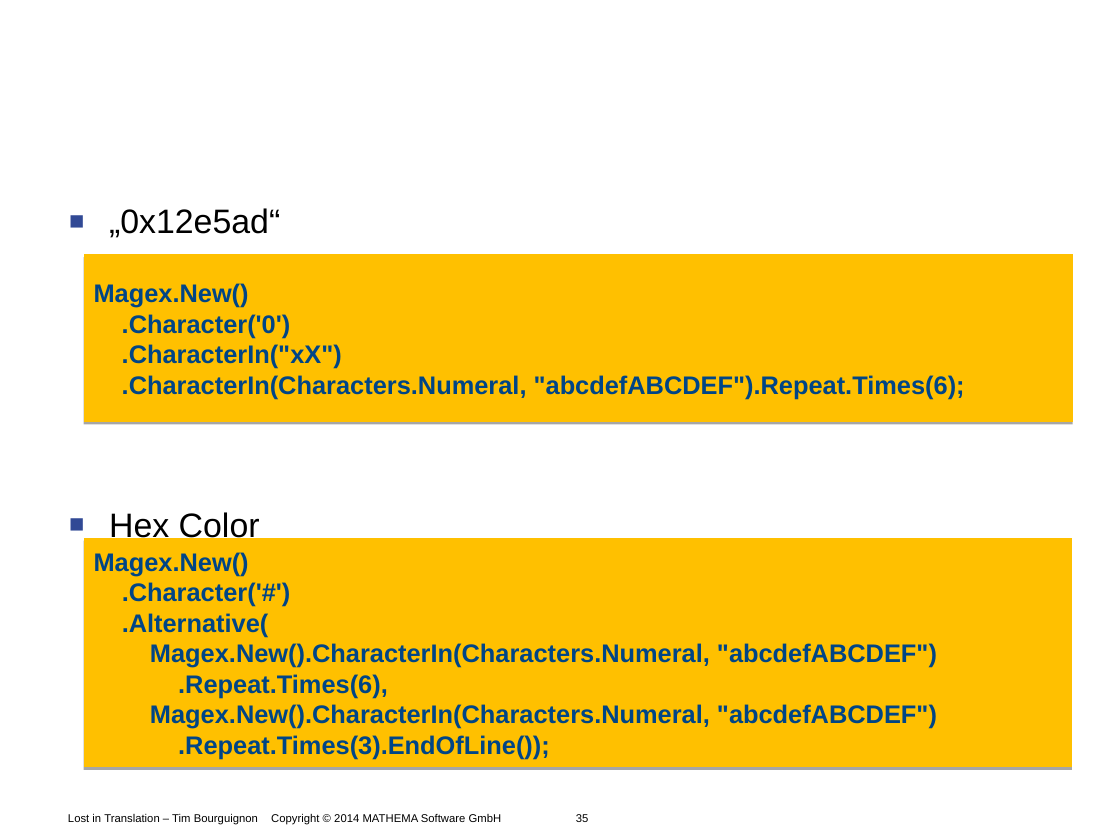
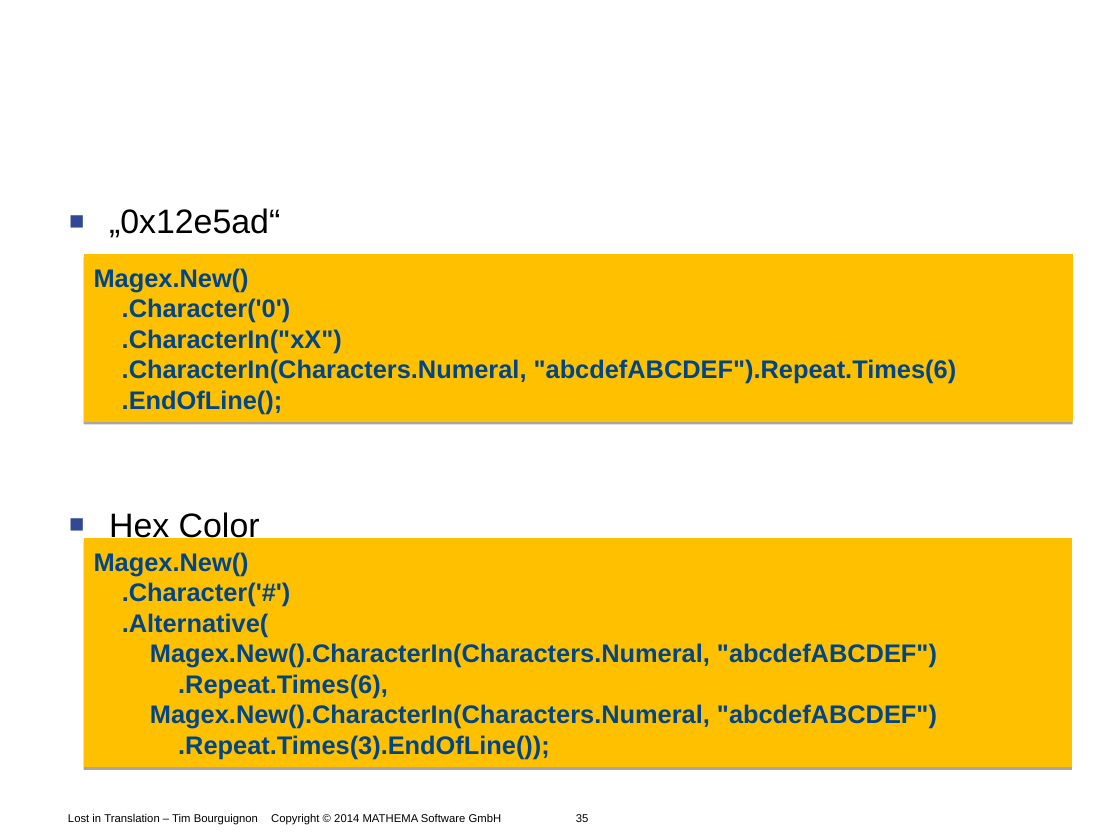
Before and after one commit to Timothep/Talk.LostInTranslation, a slide deck: slide 35 of LostInTranslation.odp. Drawn at 1120x840 pixels with LibreOffice and Linux fonts; fonts in the diff are those of the drawing; background and template pictures are left out. Boxes give left, top, right and bottom in pixels: in the first picture for what was removed or moved away, otherwise in the second. Text is boxed around its words. In the diff, an @@ line names an element or a change of style, - is before the commit and + after.

```diff
--- a/LostInTranslation.odp
+++ b/LostInTranslation.odp
@@ text in freeform shape at box(122, 360, 957, 415): text changed @@
-.CharacterIn(Characters.Numeral, "abcdefABCDEF").Repeat.Times(6);
+.CharacterIn(Characters.Numeral, "abcdefABCDEF").Repeat.Times(6)
+.EndOfLine();
```
Also in this commit, not shown: 5 other slides changed.
